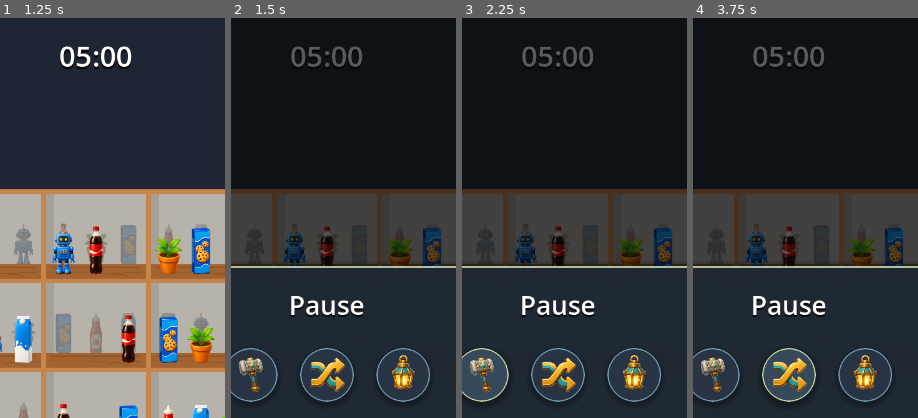
Above: before the commit, frames 1-4 (left to right).
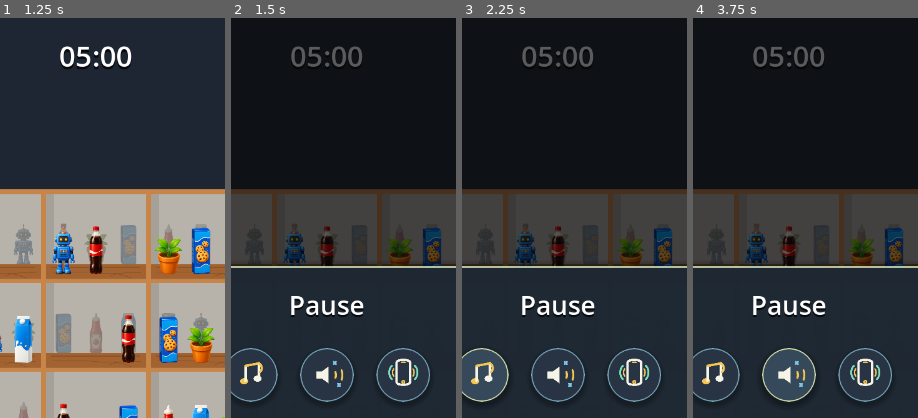
Above: after the commit, the same moments.

Repository: vladeque/sorting-puzzle
Game: Godot game, scene res://scenes/main_menu.tscn
The game is run twice, just before and just after one commit, with the same random seed, the same clock (stepped at 60 frames per second) and the same inputs.
Inputs (mouse positions are % of the whole screen's width and height, from its top left):
- Up to frame 1 (1.25 s): click "1" at 0.5 s
- Up to frame 2 (1.5 s): click "II" at 1.25 s
- Up to frame 3 (2.25 s): click (33, 45) at 2.02 s
- Up to frame 4 (3.75 s): click (33, 45) at 2.77 s; click (50, 45) at 3.52 s
The pictures show only the part of the screen within x 29-79%, y 0-50%; the shares and areas given below are measured in that part.

Frame 1 is identical in both runs. In frame 2, 2.1% of the frame differs, in the area x 3-84%, y 84-94%; in frame 3, 2.1%; in frame 4, 2.2%.

Commit message:
Add pause menu settings icons

Diff:
--- a/scenes/pause_menu.tscn
+++ b/scenes/pause_menu.tscn
@@ -1,8 +1,8 @@
 [gd_scene format=3 uid="uid://g1xsr7chqeg7"]
 
-[ext_resource type="Texture2D" uid="uid://h4ru3gdl5338" path="res://assets/abilities/ability_hammer.png" id="1_hammer_icon"]
-[ext_resource type="Texture2D" uid="uid://x0qk7pd87bfv" path="res://assets/abilities/ability_shuffle.png" id="2_shuffle_icon"]
-[ext_resource type="Texture2D" uid="uid://dwmyah5l2r82d" path="res://assets/abilities/ability_lantern.png" id="3_lantern_icon"]
+[ext_resource type="Texture2D" path="res://assets/ui/icon_music.png" id="1_music_icon"]
+[ext_resource type="Texture2D" path="res://assets/ui/icon_sound_effects.png" id="2_sound_effects_icon"]
+[ext_resource type="Texture2D" path="res://assets/ui/icon_vibration.png" id="3_vibration_icon"]
 
 [sub_resource type="StyleBoxFlat" id="StyleBoxFlat_pause_panel"]
 bg_color = Color(0.12, 0.16, 0.2, 0.98)
@@ -166,57 +166,57 @@
 theme_override_constants/separation = 36
 alignment = 1
 
-[node name="HammerIconButton" type="Button" parent="PauseMenuPanel/MarginContainer/VBoxContainer/IconRow" unique_id=476301978]
+[node name="MusicButton" type="Button" parent="PauseMenuPanel/MarginContainer/VBoxContainer/IconRow" unique_id=476301978]
 custom_minimum_size = Vector2(86, 86)
 layout_mode = 2
 theme_override_styles/normal = SubResource("StyleBoxFlat_icon_normal")
 theme_override_styles/pressed = SubResource("StyleBoxFlat_icon_pressed")
 theme_override_styles/hover = SubResource("StyleBoxFlat_icon_hover")
 
-[node name="Icon" type="TextureRect" parent="PauseMenuPanel/MarginContainer/VBoxContainer/IconRow/HammerIconButton" unique_id=1923076712]
+[node name="Icon" type="TextureRect" parent="PauseMenuPanel/MarginContainer/VBoxContainer/IconRow/MusicButton" unique_id=1923076712]
 layout_mode = 0
 offset_left = 13.0
 offset_top = 13.0
 offset_right = 73.0
 offset_bottom = 73.0
 mouse_filter = 2
-texture = ExtResource("1_hammer_icon")
+texture = ExtResource("1_music_icon")
 expand_mode = 1
 stretch_mode = 5
 
-[node name="ShuffleIconButton" type="Button" parent="PauseMenuPanel/MarginContainer/VBoxContainer/IconRow" unique_id=213460749]
+[node name="SoundEffectsButton" type="Button" parent="PauseMenuPanel/MarginContainer/VBoxContainer/IconRow" unique_id=213460749]
 custom_minimum_size = Vector2(86, 86)
 layout_mode = 2
 theme_override_styles/normal = SubResource("StyleBoxFlat_icon_normal")
 theme_override_styles/pressed = SubResource("StyleBoxFlat_icon_pressed")
 theme_override_styles/hover = SubResource("StyleBoxFlat_icon_hover")
 
-[node name="Icon" type="TextureRect" parent="PauseMenuPanel/MarginContainer/VBoxContainer/IconRow/ShuffleIconButton" unique_id=1855192667]
+[node name="Icon" type="TextureRect" parent="PauseMenuPanel/MarginContainer/VBoxContainer/IconRow/SoundEffectsButton" unique_id=1855192667]
 layout_mode = 0
 offset_left = 13.0
 offset_top = 13.0
 offset_right = 73.0
 offset_bottom = 73.0
 mouse_filter = 2
-texture = ExtResource("2_shuffle_icon")
+texture = ExtResource("2_sound_effects_icon")
 expand_mode = 1
 stretch_mode = 5
 
-[node name="LanternIconButton" type="Button" parent="PauseMenuPanel/MarginContainer/VBoxContainer/IconRow" unique_id=1013902673]
+[node name="VibrationButton" type="Button" parent="PauseMenuPanel/MarginContainer/VBoxContainer/IconRow" unique_id=1013902673]
 custom_minimum_size = Vector2(86, 86)
 layout_mode = 2
 theme_override_styles/normal = SubResource("StyleBoxFlat_icon_normal")
 theme_override_styles/pressed = SubResource("StyleBoxFlat_icon_pressed")
 theme_override_styles/hover = SubResource("StyleBoxFlat_icon_hover")
 
-[node name="Icon" type="TextureRect" parent="PauseMenuPanel/MarginContainer/VBoxContainer/IconRow/LanternIconButton" unique_id=1516946932]
+[node name="Icon" type="TextureRect" parent="PauseMenuPanel/MarginContainer/VBoxContainer/IconRow/VibrationButton" unique_id=1516946932]
 layout_mode = 0
 offset_left = 13.0
 offset_top = 9.0
 offset_right = 73.0
 offset_bottom = 69.0
 mouse_filter = 2
-texture = ExtResource("3_lantern_icon")
+texture = ExtResource("3_vibration_icon")
 expand_mode = 1
 stretch_mode = 5
 
Binary file added: assets/ui/icon_music.png
Binary file added: assets/ui/icon_sound_effects.png
Binary file added: assets/ui/icon_vibration.png
Not shown, changed: docs/PROJECT_MAP.md
Not shown, changed: docs/SCENES.md
